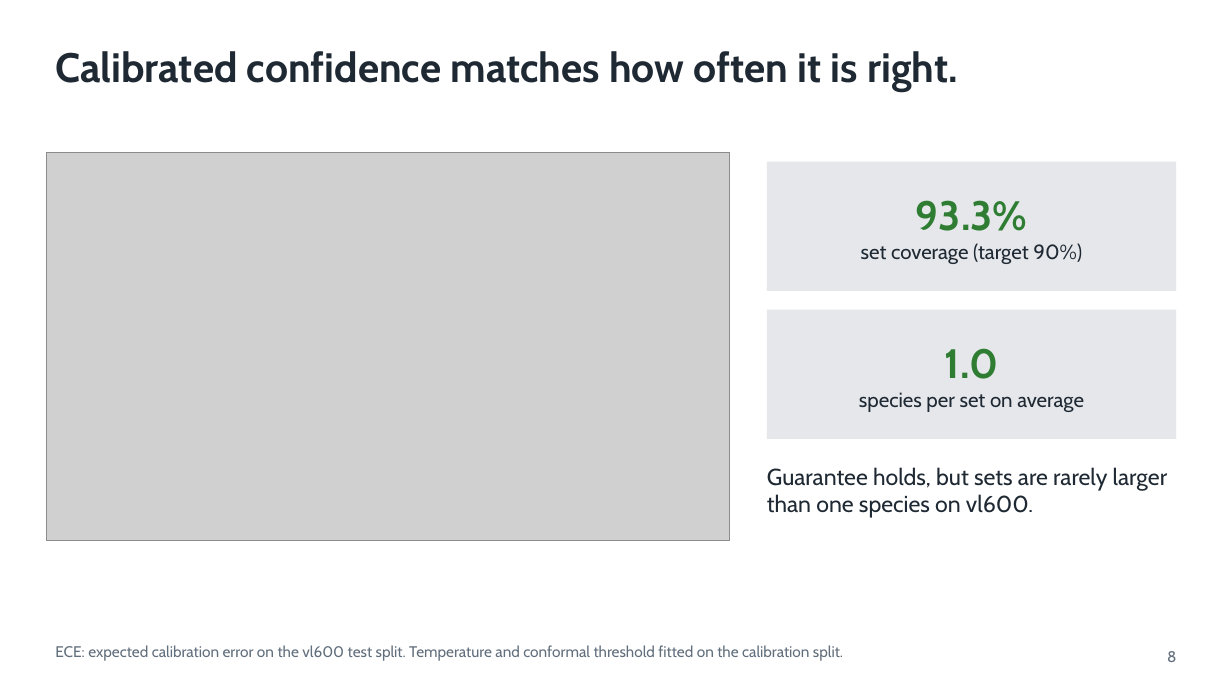
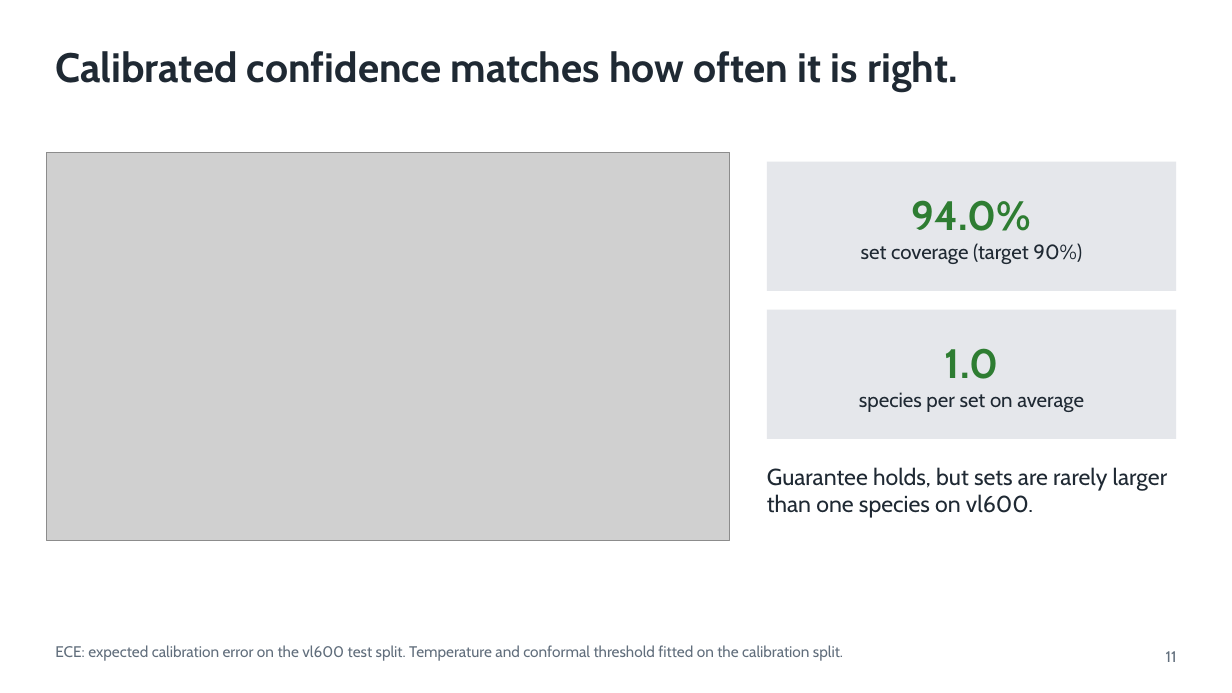
Before and after one commit to shadowBit01/Plant-Classifier-model, a slide deck: slide 11 of pitch/VanaLens.pptx (slide 8 before the commit). Drawn at 1232x693 pixels with LibreOffice and Linux fonts; fonts in the diff are those of the drawing; grey boxes stand for pictures. Boxes give left, top, right and bottom in pixels: in the first picture for what was removed or moved away, otherwise in the second. Text is boxed around its words. In the diff, an @@ line names an element or a change of style, - is before the commit and + after.

```diff
--- a/pitch/VanaLens.pptx
+++ b/pitch/VanaLens.pptx
@@ text in rectangle at [912,200,1032,231]: text changed @@
-93.3%
+94.0%
@@ text at [1166,651,1177,662]: text changed @@
-8
+11
```
Also in this commit, not shown: 9 other slides changed, 3 slides added, 31 other files.
